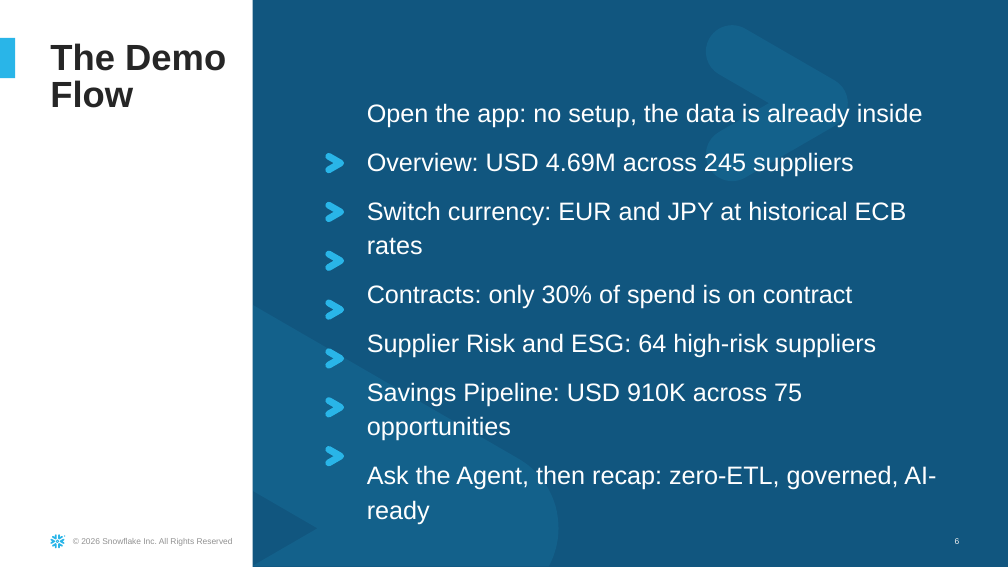
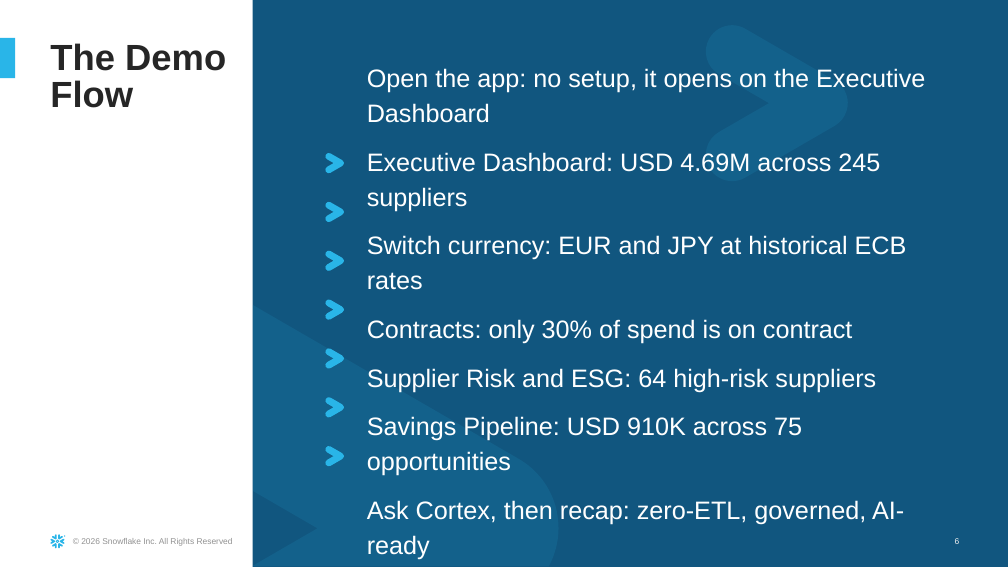
Before and after one commit to sfc-gh-dfreriks/sap-bdc-spend-360, a slide deck: slide 6 of docs/SAP_Spend_360_Demo_Guide.pptx. Drawn at 1008x567 pixels with LibreOffice and Linux fonts; fonts in the diff are those of the drawing; background and template pictures are left out. Boxes give left, top, right and bottom in pixels: in the first picture for what was removed or moved away, otherwise in the second. Text is boxed around its words. In the diff, an @@ line names an element or a change of style, - is before the commit and + after.

Commit message:
Regenerate presales docs for new nav; fix kit tooling
Rebuild the docx/pptx outputs and screenshots for the Ask Cortex first /
Executive Dashboard layout, and fix kit generators that still read the removed
analyst page or the old first-page assumption.

Generated with [Snowflake CoCo](https://docs.snowflake.com/en/user-guide/cortex-code/cortex-code)

```diff
--- a/docs/SAP_Spend_360_Demo_Guide.pptx
+++ b/docs/SAP_Spend_360_Demo_Guide.pptx
@@ text at (367,68,925,211): text changed @@
-Open the app: no setup, the data is already inside
-Overview: USD 4.69M across 245 suppliers
+Open the app: no setup, it opens on the Executive Dashboard
+Executive Dashboard: USD 4.69M across 245 suppliers
@@ text at (367,500,904,559): text changed @@
-Ask the Agent, then recap: zero-ETL, governed, AI-ready
+Ask Cortex, then recap: zero-ETL, governed, AI-ready
```
Also in this commit, not shown: 3 other slides changed, 3 other files.
